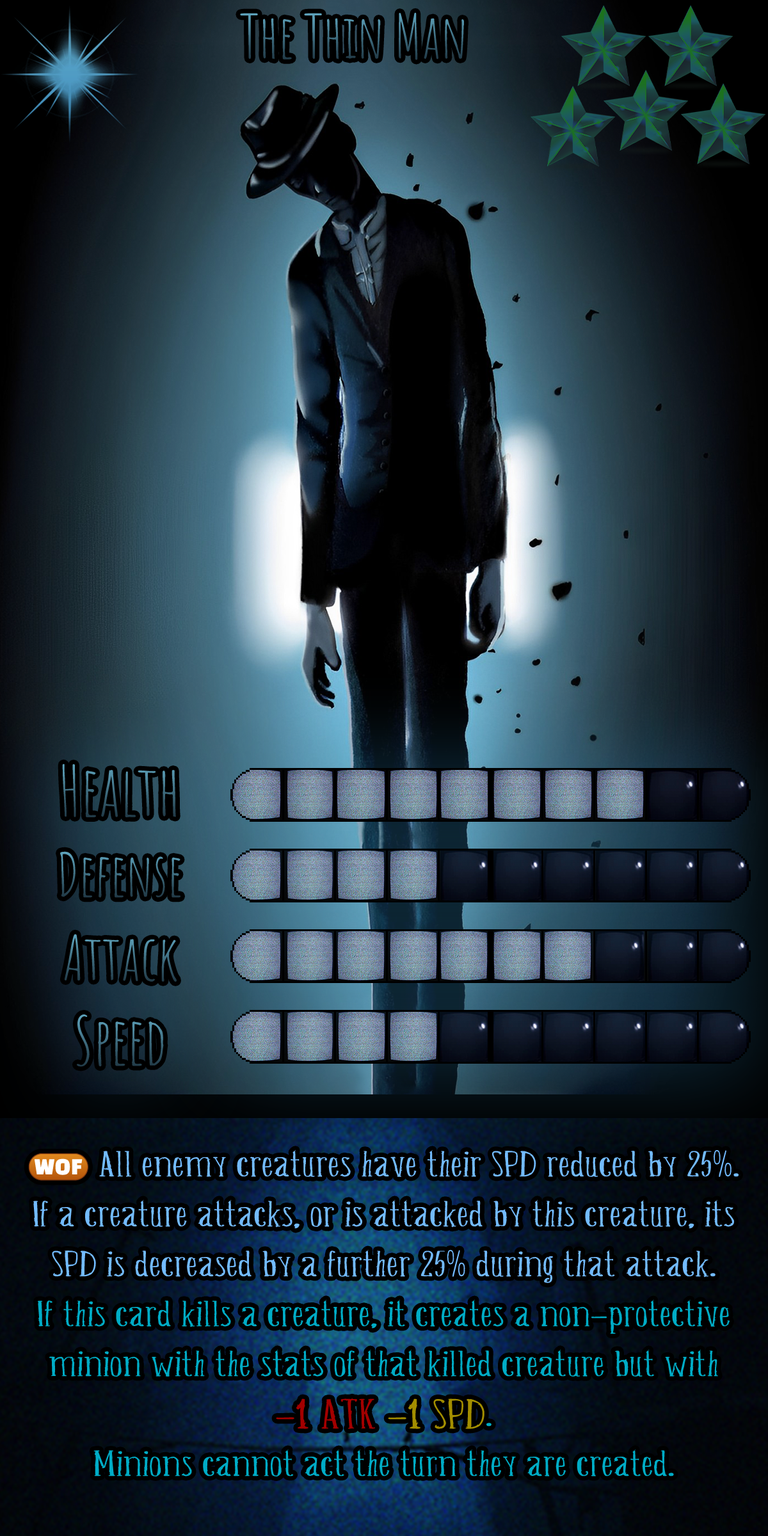
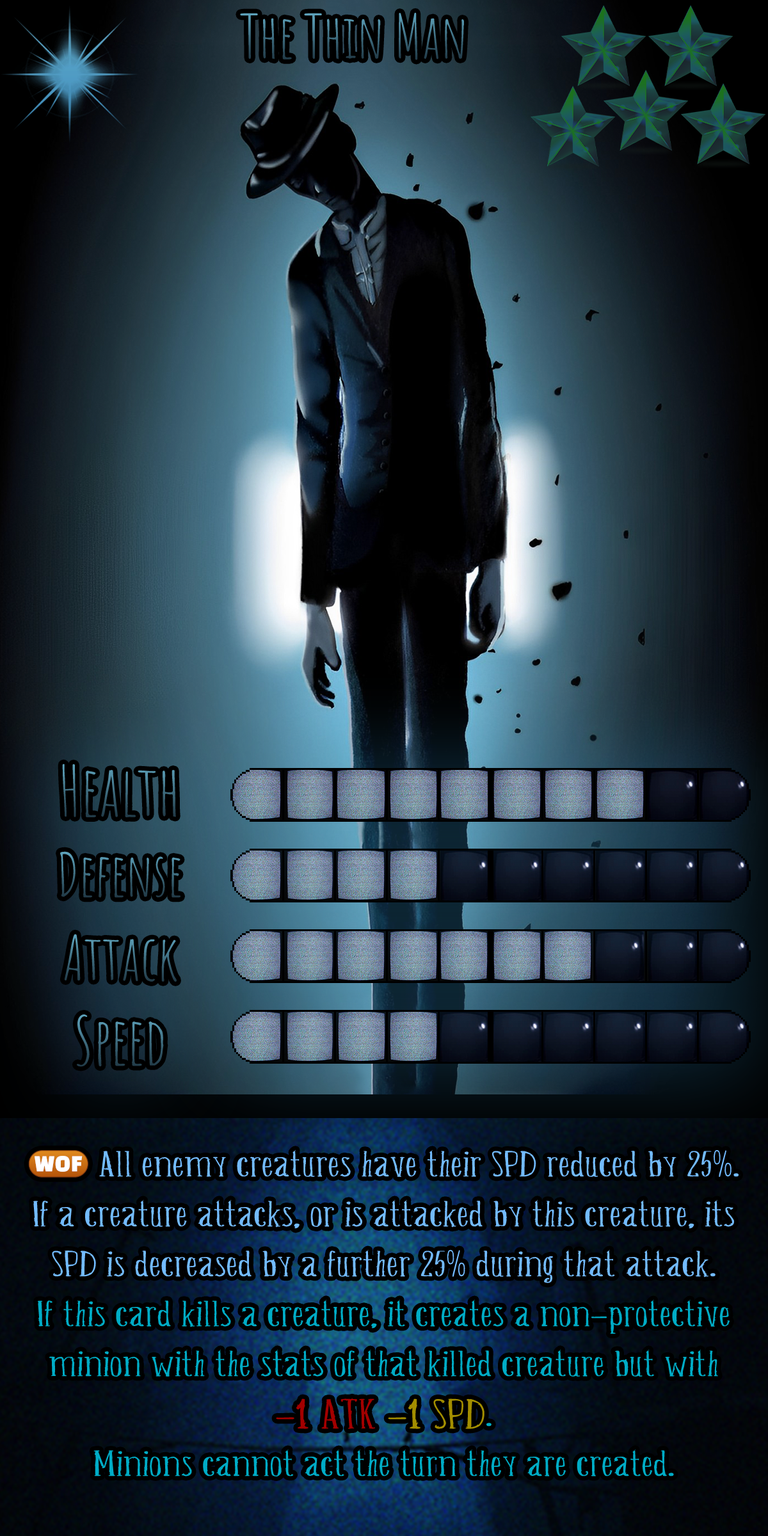
Layer changes from the first 768px x 1536px image to the second:
painted on "Ability" over (28, 1150, 89, 1181)
